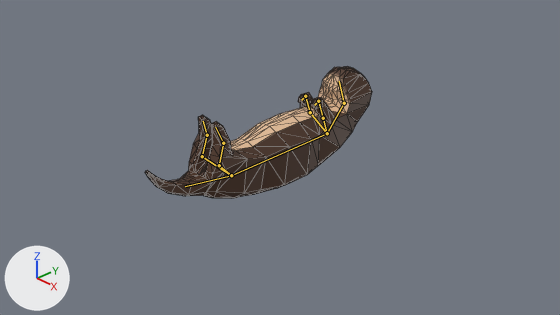
The Blender file public/models/Otter/otter.blend as it was, and as the next commit left it.
Both versions are drawn from the file's camera 'Camera'. Lighting does not change. The marker at lower left points along +X, +Y and +Z. The bones that bend it are drawn over the model as lines. Mesh edges are drawn as thin lines.

Names of what the first picture shows: 'otter'.
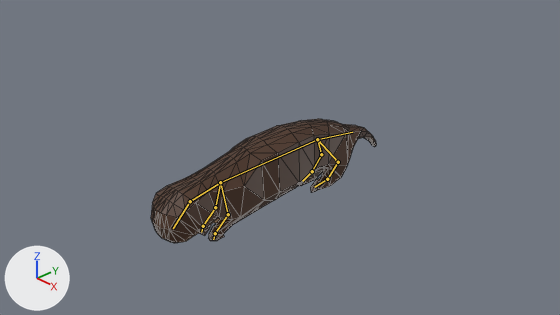
The newer file adds an action. The first version stands in its rest pose; the second is drawn at frame 1 of the action 'SurfAction'.

Location of each change, (x1, y1, x2, y2) in pixels of the pictures (560 x 315 px):
'otter', posed (6% shorter)
    before: (145, 66, 372, 198)
    after: (151, 119, 376, 243)
bone 'spine', root to tip
    before: (231, 175) to (327, 133)
    after: (317, 139) to (220, 182)
bone 'shoulder.r', root to tip
    before: (327, 133) to (310, 112)
    after: (220, 182) to (215, 207)
bone 'upperArm.r', root to tip
    before: (310, 112) to (305, 96)
    after: (215, 207) to (203, 226)
bone 'lowerArm.r', root to tip
    before: (305, 96) to (301, 100)
    after: (203, 226) to (201, 232)
bone 'hip.r', root to tip
    before: (231, 175) to (202, 156)
    after: (317, 139) to (321, 154)
bone 'upperLeg.r', root to tip
    before: (202, 156) to (207, 135)
    after: (321, 154) to (312, 171)
bone 'lowerLeg.r', root to tip
    before: (207, 135) to (203, 121)
    after: (312, 171) to (302, 181)
bone 'neck', root to tip
    before: (327, 133) to (344, 103)
    after: (220, 182) to (190, 201)
bone 'head', root to tip
    before: (344, 103) to (339, 81)
    after: (190, 201) to (173, 228)
bone 'shoulder.l', root to tip
    before: (327, 133) to (323, 118)
    after: (220, 182) to (228, 214)
bone 'upperArm.l', root to tip
    before: (323, 118) to (318, 101)
    after: (228, 214) to (215, 233)
bone 'lowerArm.l', root to tip
    before: (318, 101) to (314, 105)
    after: (215, 233) to (213, 239)
bone 'hip.l', root to tip
    before: (231, 175) to (219, 165)
    after: (317, 139) to (338, 162)
bone 'upperLeg.l', root to tip
    before: (219, 165) to (223, 143)
    after: (338, 162) to (327, 179)
bone 'lowerLeg.l', root to tip
    before: (223, 143) to (215, 127)
    after: (327, 179) to (314, 187)

Diff of the bpy script that builds the scene:
```diff
--- a/public/models/Otter/otter.blend.py
+++ b/public/models/Otter/otter.blend.py
@@ bone_spine @@
 bone_spine = bpy.data.objects['Armature'].pose.bones['spine']
-bone_spine.location = (0.0, 0.0, 0.0)
-bone_spine.rotation_quaternion = (1.0, 0.0, 0.0, 0.0)  # degrees (0, 0, 0)
+bone_spine.location = (0.0, 1.695, -0.035)
+bone_spine.rotation_quaternion = (0.0, -1.0, 0.0, 0.0)  # degrees (-180, 0, 0)
@@ bone_shoulder_r @@
 bone_shoulder_r = bpy.data.objects['Armature'].pose.bones['shoulder.r']  # child of 'spine'
-bone_shoulder_r.rotation_quaternion = (1.0, 0.0, 0.0, 0.0)  # degrees (0, 0, 0)
+bone_shoulder_r.rotation_quaternion = (0.959, -0.272, 0.082, 0.01)  # degrees (-32, 9, -2)
@@ bone_upperarm_r @@
 bone_upperarm_r = bpy.data.objects['Armature'].pose.bones['upperArm.r']  # child of 'shoulder.r'
-bone_upperarm_r.rotation_quaternion = (1.0, 0.0, 0.0, 0.0)  # degrees (0, 0, 0)
+bone_upperarm_r.rotation_quaternion = (0.955, -0.298, 0.0, 0.0)  # degrees (-35, 0, 0)
@@ bone_lowerarm_r @@
 bone_lowerarm_r = bpy.data.objects['Armature'].pose.bones['lowerArm.r']  # child of 'upperArm.r'
-bone_lowerarm_r.rotation_quaternion = (1.0, 0.0, 0.0, 0.0)  # degrees (0, 0, 0)
+bone_lowerarm_r.rotation_quaternion = (0.8, -0.6, -0.013, 0.002)  # degrees (-74, -1, 1)
@@ bone_hip_r @@
 bone_hip_r = bpy.data.objects['Armature'].pose.bones['hip.r']  # child of 'spine'
-bone_hip_r.rotation_quaternion = (1.0, 0.0, 0.0, 0.0)  # degrees (0, 0, 0)
+bone_hip_r.rotation_quaternion = (0.994, 0.098, 0.035, 0.0)  # degrees (11, 4, 0)
@@ bone_upperleg_r @@
 bone_upperleg_r = bpy.data.objects['Armature'].pose.bones['upperLeg.r']  # child of 'hip.r'
-bone_upperleg_r.rotation_quaternion = (1.0, 0.0, 0.0, 0.0)  # degrees (0, 0, 0)
+bone_upperleg_r.rotation_quaternion = (0.991, 0.121, -0.002, 0.0)  # degrees (14, 0, 0)
@@ bone_lowerleg_r @@
 bone_lowerleg_r = bpy.data.objects['Armature'].pose.bones['lowerLeg.r']  # child of 'upperLeg.r'
-bone_lowerleg_r.rotation_quaternion = (1.0, 0.0, 0.0, 0.0)  # degrees (0, 0, 0)
+bone_lowerleg_r.rotation_quaternion = (0.816, 0.568, -0.095, 0.0)  # degrees (70, -9, -6)
@@ bone_neck @@
 bone_neck = bpy.data.objects['Armature'].pose.bones['neck']  # child of 'spine'
-bone_neck.rotation_quaternion = (1.0, 0.0, 0.0, 0.0)  # degrees (0, 0, 0)
+bone_neck.rotation_quaternion = (0.945, -0.328, 0.0, 0.0)  # degrees (-38, 0, 0)
@@ bone_head @@
 bone_head = bpy.data.objects['Armature'].pose.bones['head']  # child of 'neck'
-bone_head.rotation_quaternion = (1.0, 0.0, 0.0, 0.0)  # degrees (0, 0, 0)
+bone_head.rotation_quaternion = (0.975, -0.223, 0.0, 0.0)  # degrees (-26, 0, 0)
@@ bone_shoulder_l @@
 bone_shoulder_l = bpy.data.objects['Armature'].pose.bones['shoulder.l']  # child of 'spine'
-bone_shoulder_l.rotation_quaternion = (1.0, 0.0, 0.0, 0.0)  # degrees (0, 0, 0)
+bone_shoulder_l.rotation_quaternion = (0.959, -0.271, -0.082, -0.01)  # degrees (-32, -9, 1)
@@ bone_upperarm_l @@
 bone_upperarm_l = bpy.data.objects['Armature'].pose.bones['upperArm.l']  # child of 'shoulder.l'
-bone_upperarm_l.rotation_quaternion = (1.0, 0.0, 0.0, 0.0)  # degrees (0, 0, 0)
+bone_upperarm_l.rotation_quaternion = (0.95, -0.297, 0.0, 0.0)  # degrees (-35, 0, 0)
@@ bone_lowerarm_l @@
 bone_lowerarm_l = bpy.data.objects['Armature'].pose.bones['lowerArm.l']  # child of 'upperArm.l'
-bone_lowerarm_l.rotation_quaternion = (1.0, 0.0, 0.0, 0.0)  # degrees (0, 0, 0)
+bone_lowerarm_l.rotation_quaternion = (0.791, -0.606, -0.003, 0.001)  # degrees (-75, 0, 0)
@@ bone_hip_l @@
 bone_hip_l = bpy.data.objects['Armature'].pose.bones['hip.l']  # child of 'spine'
-bone_hip_l.rotation_quaternion = (1.0, 0.0, 0.0, 0.0)  # degrees (0, 0, 0)
+bone_hip_l.rotation_quaternion = (0.995, 0.098, -0.035, 0.0)  # degrees (11, -4, 0)
@@ bone_upperleg_l @@
 bone_upperleg_l = bpy.data.objects['Armature'].pose.bones['upperLeg.l']  # child of 'hip.l'
-bone_upperleg_l.rotation_quaternion = (1.0, 0.0, 0.0, 0.0)  # degrees (0, 0, 0)
+bone_upperleg_l.rotation_quaternion = (0.993, 0.122, 0.002, 0.0)  # degrees (14, 0, 0)
@@ bone_lowerleg_l @@
 bone_lowerleg_l = bpy.data.objects['Armature'].pose.bones['lowerLeg.l']  # child of 'upperLeg.l'
-bone_lowerleg_l.rotation_quaternion = (1.0, 0.0, 0.0, 0.0)  # degrees (0, 0, 0)
+bone_lowerleg_l.rotation_quaternion = (0.821, 0.563, 0.094, 0.0)  # degrees (69, 9, 6)
```
